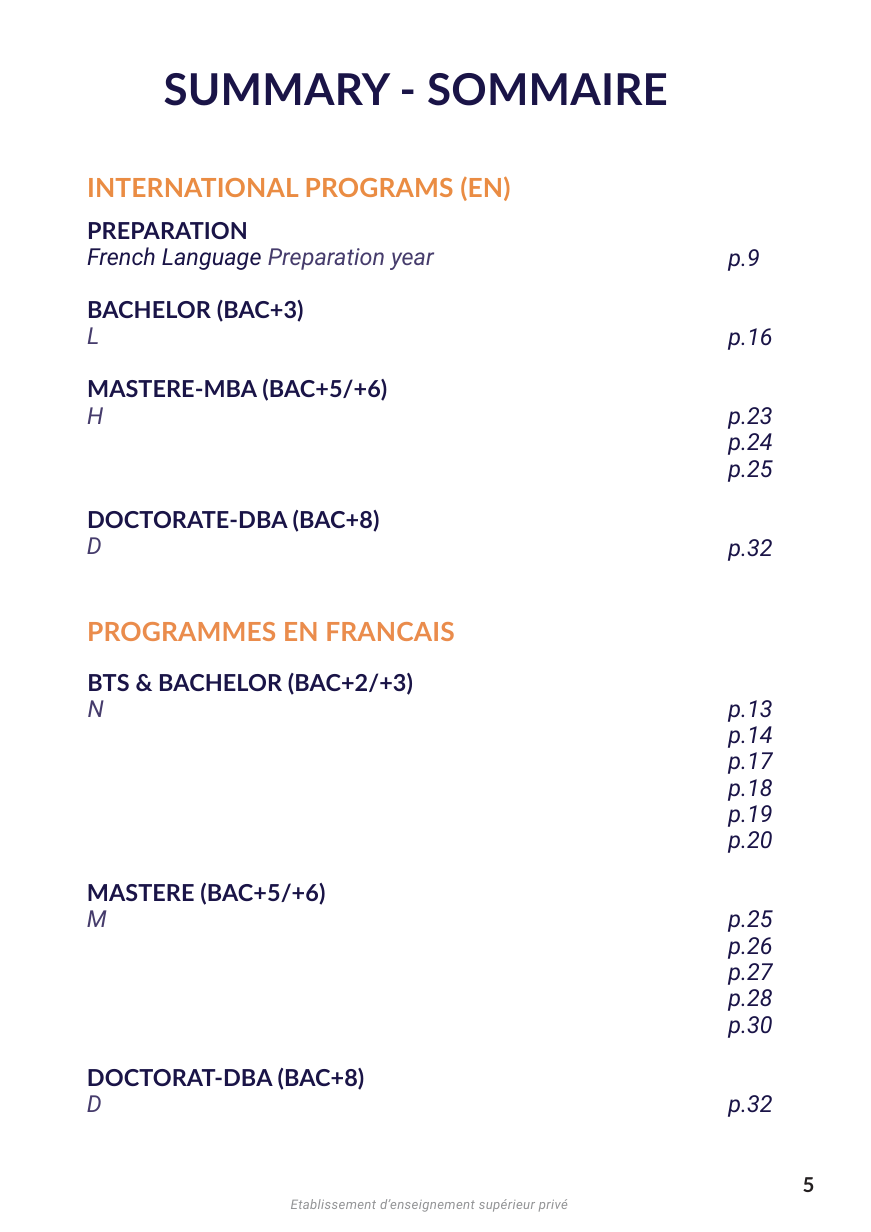
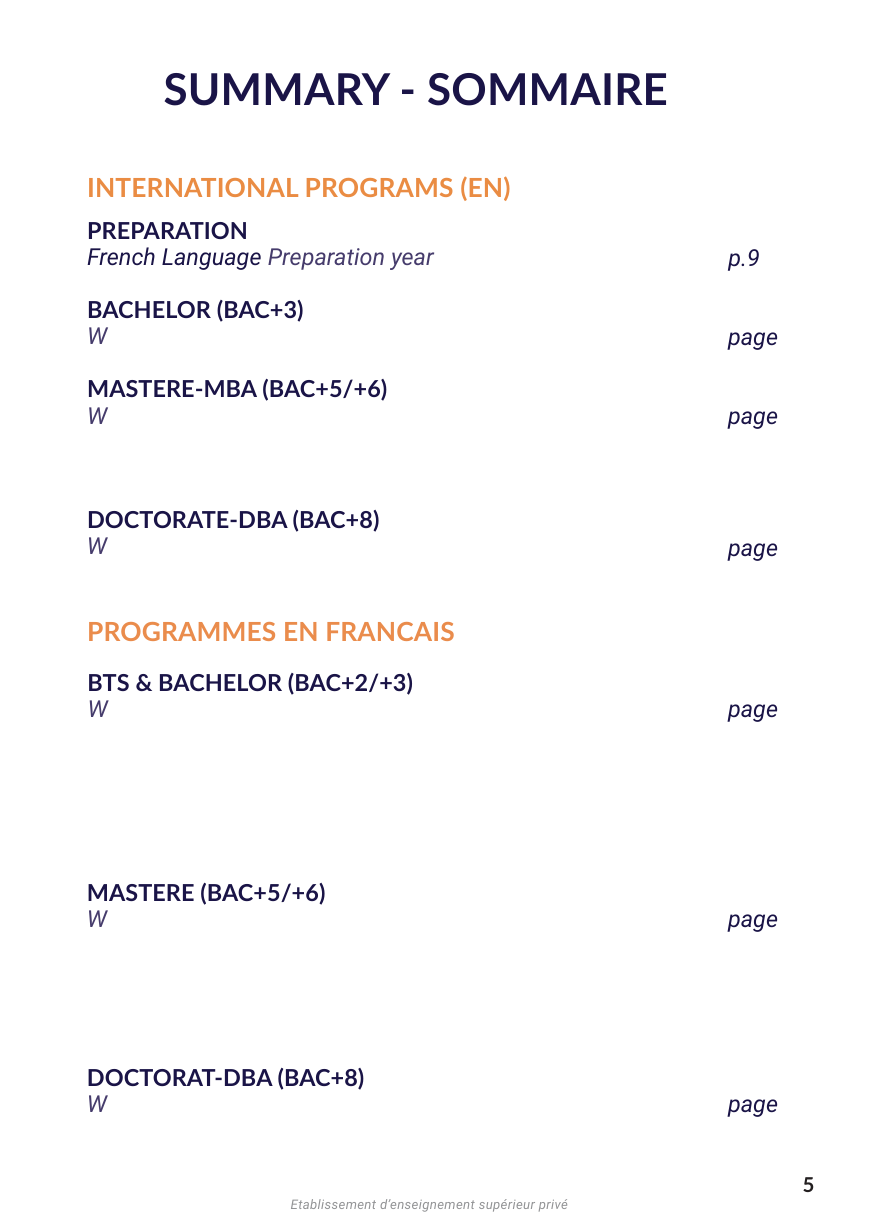
Before and after one commit to ILCI-Clement/Formations, a slide deck: slide 6 of template.pptx. Drawn at 871x1232 pixels with LibreOffice and Linux fonts; fonts in the diff are those of the drawing. Boxes give left, top, right and bottom in pixels: in the first picture for what was removed or moved away, otherwise in the second. Text is boxed around its words. In the diff, an @@ line names an element or a change of style, - is before the commit and + after.

```diff
--- a/template.pptx
+++ b/template.pptx
@@ text at [87, 327, 107, 344]: text changed @@
-L
+W
@@ text at [728, 328, 772, 561]: paragraphs removed @@
-p.16
-p.23
-p.24
-p.25
-p.32
@@ text added at [728, 332, 778, 350], 16 pt, text #1A1447, italic @@
+page
@@ text at [87, 407, 107, 424]: text changed @@
-H
+W
@@ text added at [728, 411, 778, 429], 16 pt, text #1A1447, italic @@
+page
@@ text at [87, 537, 107, 554]: text changed @@
-D
+W
@@ text added at [728, 543, 778, 561], 16 pt, text #1A1447, italic @@
+page
@@ text at [88, 700, 108, 717]: text changed @@
-N
+W
@@ text removed at [728, 700, 772, 1117] @@
-p.13
-p.14
-p.17
-p.18
-p.19
-p.20
-p.25
-p.26
-p.27
-p.28
-p.30
-p.32
@@ text added at [728, 704, 778, 722], 16 pt, text #1A1447, italic @@
+page
@@ text at [87, 910, 107, 927]: text changed @@
-M
+W
@@ text added at [728, 914, 778, 932], 16 pt, text #1A1447, italic @@
+page
@@ text at [87, 1095, 107, 1112]: text changed @@
-D
+W
@@ text added at [728, 1099, 778, 1117], 16 pt, text #1A1447, italic @@
+page
```
Also in this commit, not shown: 3 other slides changed, 2 other files.
